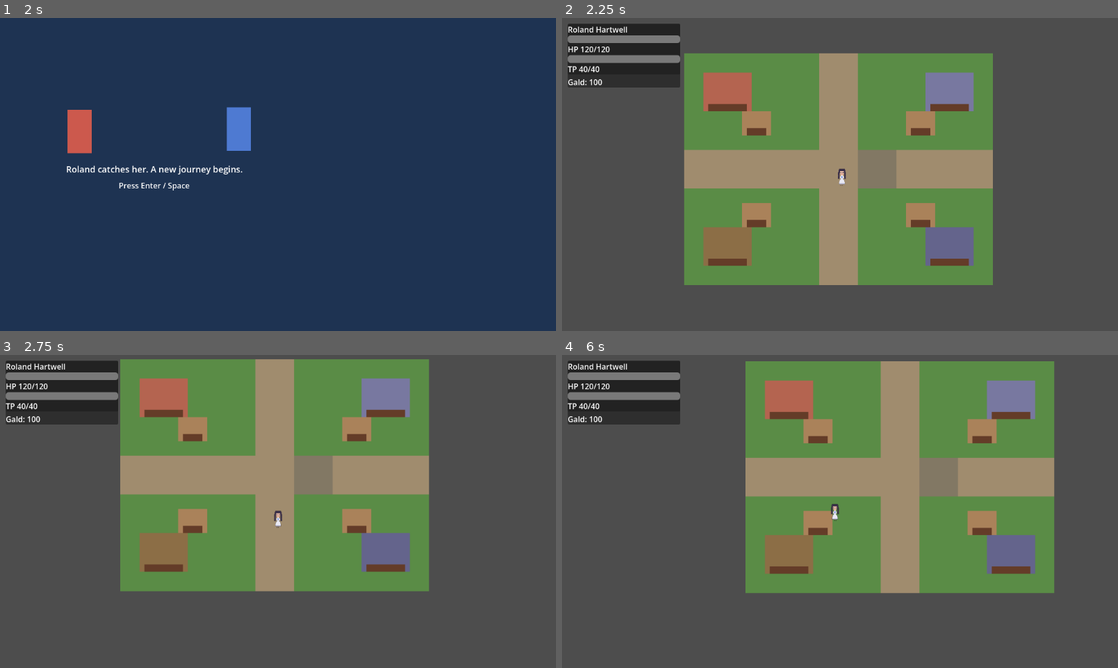
Above: before the commit, frames 1-4 (two rows, left to right).
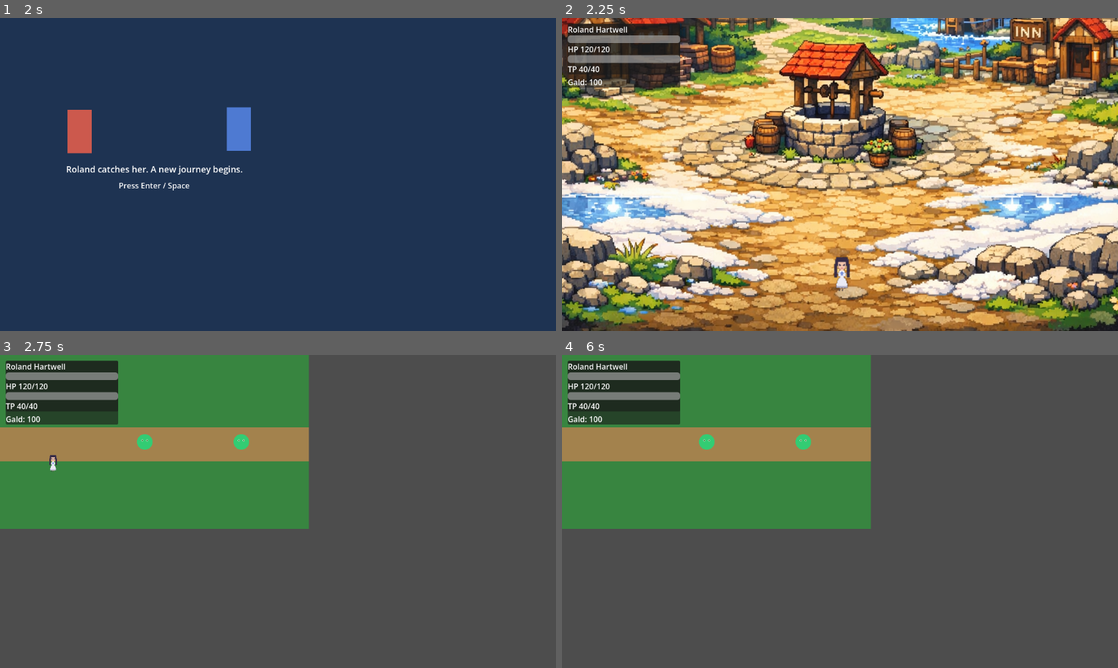
Above: after the commit, the same moments.

Repository: nkbfq763/GodotTown
Game: Godot game, scene res://title.tscn
Two runs of this game, one before a commit and one after it. Both use one fixed random seed, a clock stepped at 60 frames per second and the inputs below.
Inputs:
- Up to frame 1 (2 s): click "New Game" at 0.5 s; tap Enter (ui_accept) at 1.25 s; hold Right (ui_right) from 1.28 s (still down); hold A (a) from 1.28 s (still down); tap Space (jump) at 1.52 s; tap D (d) at 1.55 s
- Up to frame 2 (2.25 s): tap Enter (ui_accept) at 2 s; release Right (ui_right) at 2.03 s; release A (a) at 2.03 s; hold Down (ui_down) from 2.03 s (still down); tap D (d) at 2.1 s
- Up to frame 3 (2.75 s): keep holding Down (ui_down); tap Space (jump) at 2.27 s; tap S (s) at 2.3 s
- Up to frame 4 (6 s): release Down (ui_down) at 2.78 s; hold Right (ui_right) 2.78-3.53 s; hold S (s) 2.78-3.53 s; tap L (step) at 3.05, 3.6 s; hold Up (ui_up) 3.53-4.28 s; tap Space (jump) at 3.77, 4.52, 5.27 s; tap Enter (ui_accept) at 3.8 s; hold Enter (ui_accept) 4.28-5.03 s; hold Left (ui_left) 4.28-5.78 s; tap W (w) at 4.55, 5.1 s; tap A (a) at 5.3 s; hold Down (ui_down) from 5.78 s (still down); hold A (a) from 5.78 s (still down)

Frame 1 is identical in both runs. In frame 2, 92% of the frame differs, in the area x 0-100%, y 0-100%; in frame 3, 49%; in frame 4, 56%.

Commit message:
feat: エルデン村squareをカメラ追従で町に組み込み(背景/当たり判定/spawn、chief's_house→chiefs_houseリネーム)
Co-Authored-By: Devin AI <158243242+devin-ai-integration[bot]@users.noreply.github.com>

Diff:
--- a/main.tscn
+++ b/main.tscn
@@ -6,7 +6,7 @@
 [ext_resource type="PackedScene" path="res://ui/hud.tscn" id="4_hud"]
 
 [sub_resource type="RectangleShape2D" id="ExitShape"]
-size = Vector2(100, 24)
+size = Vector2(180, 28)
 
 [node name="Main" type="Node2D"]
 script = ExtResource("3_main")
@@ -14,14 +14,19 @@
 [node name="TownMap" parent="." instance=ExtResource("2_town_map")]
 
 [node name="Player" parent="." instance=ExtResource("1_player")]
-position = Vector2(320, 240)
+position = Vector2(768, 900)
+scale = Vector2(2, 2)
 
 [node name="Camera2D" type="Camera2D" parent="Player"]
 position_smoothing_enabled = true
 position_smoothing_speed = 5.0
+limit_left = 0
+limit_top = 0
+limit_right = 1536
+limit_bottom = 1024
 
 [node name="FieldExit" type="Area2D" parent="."]
-position = Vector2(320, 465)
+position = Vector2(768, 972)
 collision_layer = 2
 collision_mask = 1
 
--- /dev/null
+++ b/town_map.gd
@@ -0,0 +1,6 @@
+extends Node2D
+
+const SPAWN_POINT := Vector2(768, 900)
+
+func get_spawn_point() -> Vector2:
+	return SPAWN_POINT
--- a/town_map.tscn
+++ b/town_map.tscn
@@ -1,12 +1,84 @@
-[gd_scene load_steps=3 format=3 uid="uid://town_map"]
+[gd_scene load_steps=13 format=3 uid="uid://town_map"]
 
-[ext_resource type="Script" path="res://town_generator.gd" id="1_town_gen"]
-[ext_resource type="Texture2D" path="res://assets/images/town.png" id="2_town_texture"]
+[ext_resource type="Script" path="res://town_map.gd" id="1_town_map"]
+[ext_resource type="Texture2D" path="res://assets/town/elden/square.png" id="2_square"]
+
+[sub_resource type="RectangleShape2D" id="TopSceneryShape"]
+size = Vector2(1536, 290)
+
+[sub_resource type="RectangleShape2D" id="LeftSceneryShape"]
+size = Vector2(500, 250)
+
+[sub_resource type="RectangleShape2D" id="RightSceneryShape"]
+size = Vector2(500, 250)
+
+[sub_resource type="RectangleShape2D" id="LeftPondShape"]
+size = Vector2(260, 150)
+
+[sub_resource type="RectangleShape2D" id="RightPondShape"]
+size = Vector2(260, 150)
+
+[sub_resource type="RectangleShape2D" id="LeftEdgeShape"]
+size = Vector2(28, 1024)
+
+[sub_resource type="RectangleShape2D" id="RightEdgeShape"]
+size = Vector2(28, 1024)
+
+[sub_resource type="RectangleShape2D" id="BottomEdgeShape"]
+size = Vector2(1536, 28)
 
 [node name="TownMap" type="Node2D"]
-script = ExtResource("1_town_gen")
+script = ExtResource("1_town_map")
 
 [node name="Background" type="Sprite2D" parent="."]
-texture_filter = 0
-texture = ExtResource("2_town_texture")
+texture_filter = 1
+texture = ExtResource("2_square")
 centered = false
+
+[node name="TopSceneryCollision" type="StaticBody2D" parent="."]
+position = Vector2(768, 145)
+
+[node name="CollisionShape2D" type="CollisionShape2D" parent="TopSceneryCollision"]
+shape = SubResource("TopSceneryShape")
+
+[node name="LeftSceneryCollision" type="StaticBody2D" parent="."]
+position = Vector2(250, 430)
+
+[node name="CollisionShape2D" type="CollisionShape2D" parent="LeftSceneryCollision"]
+shape = SubResource("LeftSceneryShape")
+
+[node name="RightSceneryCollision" type="StaticBody2D" parent="."]
+position = Vector2(1286, 430)
+
+[node name="CollisionShape2D" type="CollisionShape2D" parent="RightSceneryCollision"]
+shape = SubResource("RightSceneryShape")
+
+[node name="LeftPondCollision" type="StaticBody2D" parent="."]
+position = Vector2(350, 790)
+
+[node name="CollisionShape2D" type="CollisionShape2D" parent="LeftPondCollision"]
+shape = SubResource("LeftPondShape")
+
+[node name="RightPondCollision" type="StaticBody2D" parent="."]
+position = Vector2(1186, 790)
+
+[node name="CollisionShape2D" type="CollisionShape2D" parent="RightPondCollision"]
+shape = SubResource("RightPondShape")
+
+[node name="LeftEdgeCollision" type="StaticBody2D" parent="."]
+position = Vector2(14, 512)
+
+[node name="CollisionShape2D" type="CollisionShape2D" parent="LeftEdgeCollision"]
+shape = SubResource("LeftEdgeShape")
+
+[node name="RightEdgeCollision" type="StaticBody2D" parent="."]
+position = Vector2(1522, 512)
+
+[node name="CollisionShape2D" type="CollisionShape2D" parent="RightEdgeCollision"]
+shape = SubResource("RightEdgeShape")
+
+[node name="BottomEdgeCollision" type="StaticBody2D" parent="."]
+position = Vector2(768, 1010)
+
+[node name="CollisionShape2D" type="CollisionShape2D" parent="BottomEdgeCollision"]
+shape = SubResource("BottomEdgeShape")
Renamed: assets/town/elden/chief's_house.png -> assets/town/elden/chiefs_house.png
Not shown, added: assets/town/elden/chiefs_house.png.import
Not shown, added: assets/town/elden/outskirts.png.import
Not shown, added: assets/town/elden/residential.png.import
Not shown, added: assets/town/elden/square.png.import
